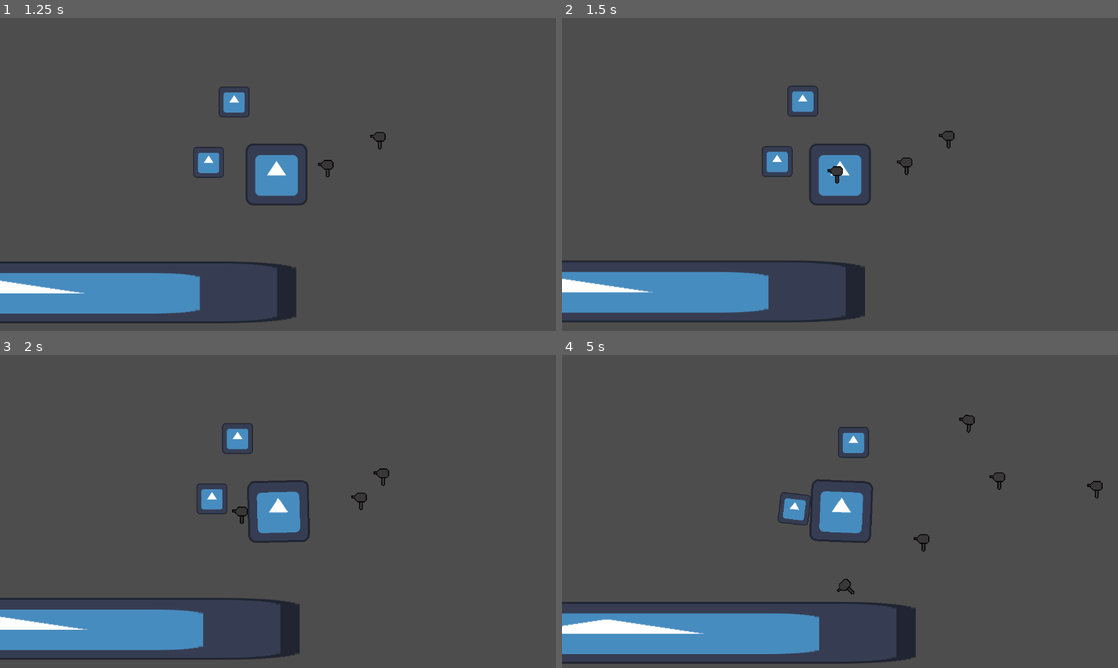
Above: before the commit, frames 1-4 (two rows, left to right).
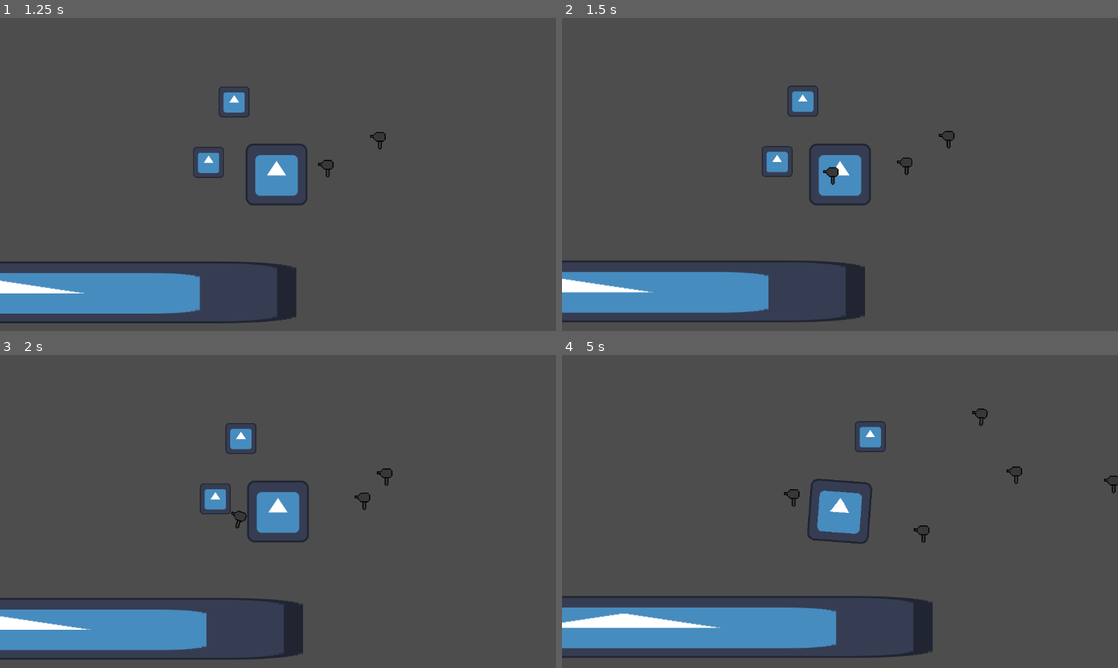
Above: after the commit, the same moments.

Repository: TheFlameFish/junkpack
Game: Godot game, scene res://scenes/levels/sample.tscn
The game is run twice, just before and just after one commit, with the same random seed, the same clock (stepped at 60 frames per second) and the same inputs. Before the commit the project starts from res://scenes/main.tscn. The engine's default icon, where the game draws it, is replaced by a stand-in: a white triangle on a blue panel in a dark square.
Inputs (mouse positions are in pixels of both pictures, inside the frame that each line leads up to):
- Up to frame 1 (1.25 s): tap Enter at 0.5 s; move the mouse to (400, 158) at 0.52 s; click (400, 158) at 0.6 s
- Up to frame 2 (1.5 s): move the mouse to (728, 190) at 1.27 s; click (728, 190) at 1.35 s
- Up to frame 3 (2 s): no input
- Up to frame 4 (5 s): move the mouse to (895, 442) at 2.02 s; click (895, 442) at 2.1 s; move the mouse to (812, 574) at 2.77 s; click (812, 574) at 2.85 s; move the mouse to (1006, 558) at 3.52 s; click (1006, 558) at 3.6 s; move the mouse to (673, 464) at 4.27 s; click (673, 464) at 4.35 s

Frame 1 is identical in both runs. In frame 2, 0.1% of the frame differs, in the area x 46-51%, y 47-54%; in frame 3, 1.0%; in frame 4, 7.2%, in the area x 0-100%, y 17-99%.

Commit message:
Made launched junk inherit velocity of the player, changed structure of the scenes directory for levels

Diff:
--- a/project.godot
+++ b/project.godot
@@ -11,13 +11,19 @@
 [application]
 
 config/name="Junkpack"
-run/main_scene="res://scenes/main.tscn"
+run/main_scene="res://scenes/levels/sample.tscn"
 config/features=PackedStringArray("4.2", "GL Compatibility")
 config/icon="res://icon.svg"
 
 [display]
 
 window/stretch/mode="viewport"
+
+[file_customization]
+
+folder_colors={
+"res://scenes/levels/": "green"
+}
 
 [input]
 
--- /dev/null
+++ b/scenes/levels/level1.tscn
@@ -0,0 +1,3 @@
+[gd_scene format=3 uid="uid://c48xn2hsb33qb"]
+
+[node name="Level1" type="Node2D"]
--- a/scripts/pack.gd
+++ b/scripts/pack.gd
@@ -86,6 +86,7 @@
 
 	get_tree().root.add_child(launchedJunk)
 	launchedJunk.global_position = global_position
+	launchedJunk.linear_velocity = player.linear_velocity
 
 	launchedJunk.apply_central_force(vector)
 
Renamed: scenes/main.tscn -> scenes/levels/sample.tscn
